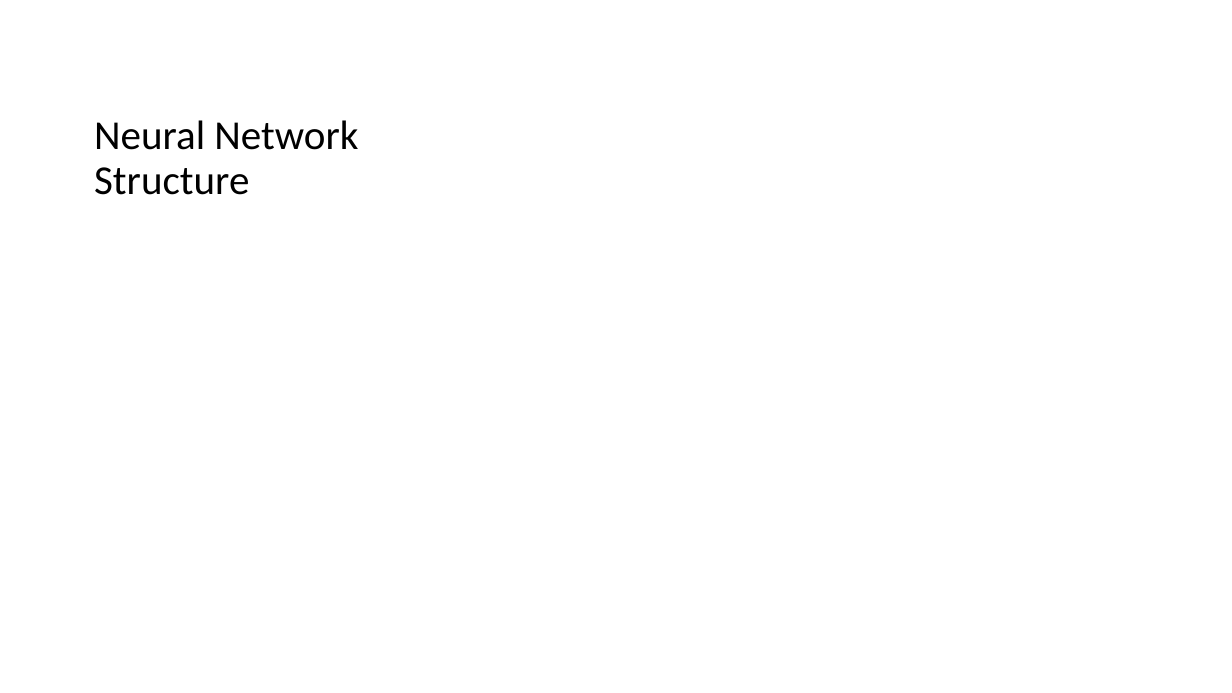
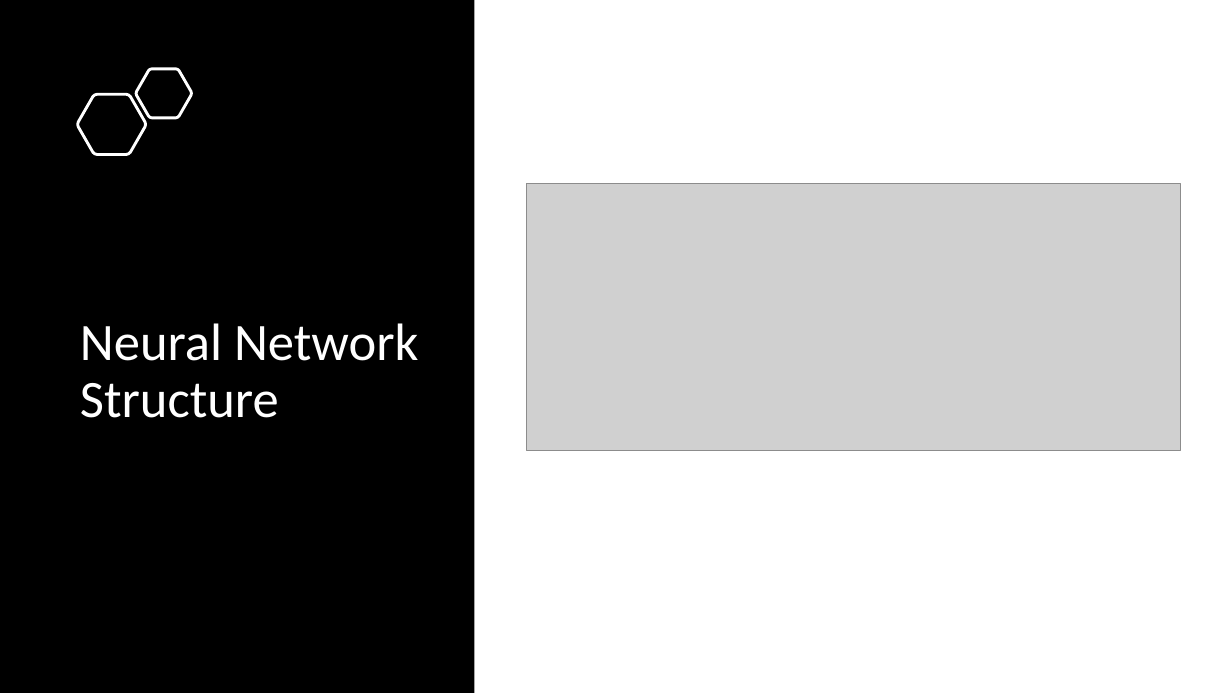
Before and after one commit to DawsonTheroux/PresidentAI, a slide deck: slide 8 of ProjectDemo.pptx (slide 7 before the commit). Drawn at 1232x693 pixels with LibreOffice and Linux fonts; fonts in the diff are those of the drawing; grey boxes stand for pictures. Boxes give left, top, right and bottom in pixels: in the first picture for what was removed or moved away, otherwise in the second. Text is boxed around its words. In the diff, an @@ line names an element or a change of style, - is before the commit and + after.

```diff
--- a/ProjectDemo.pptx
+++ b/ProjectDemo.pptx
@@ rectangle added at (x1=0, y1=0, x2=474, y2=693), fill #000000 @@
@@ freeform shape added at (x1=136, y1=69, x2=191, y2=118), outline #FFFFFF 2.25 pt @@
@@ freeform shape added at (x1=78, y1=94, x2=146, y2=154), outline #FFFFFF 2.25 pt @@
@@ title "Neural Network Structure" resized from (x1=94, y1=120, x2=358, y2=195) to (x1=71, y1=164, x2=431, y2=433) @@
@@ title "Neural Network Structure" at (x1=71, y1=164, x2=431, y2=433): size 32 to 41 pt, text colour #000000 to #FFFFFF @@
@@ picture added at (x1=527, y1=184, x2=1181, y2=450) @@
```
Also in this commit, not shown: 4 other slides changed, 3 slides added, 2 slides removed.
